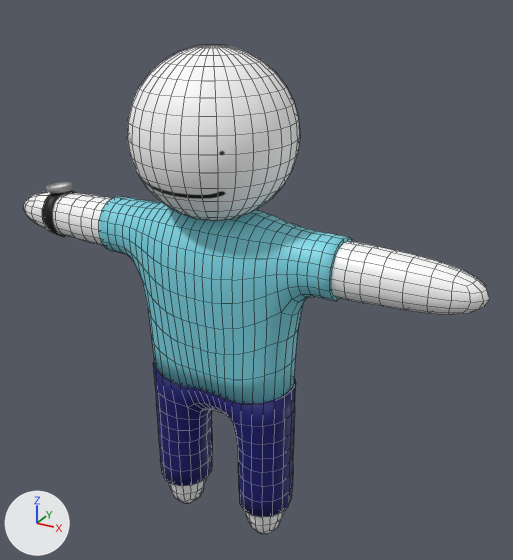
One commit to the FBX model storegameURP/Assets/Models/Person.fbx: the scene before it, then after it.
The view is the same before and after, from a 50 mm lens placed at (1.327, -2.13, 2.244), pointed at (0.1, 0.102, 1.129). The lights are fixed; the arrows at lower left show +X, +Y and +Z. Mesh edges are drawn as thin lines on the coarser meshes. Where no turn or scale is listed for an object, it has been applied to the vertices.

Names of what the first picture shows: 'Body', 'Head', 'Pants', 'Shirt', 'Watch'.
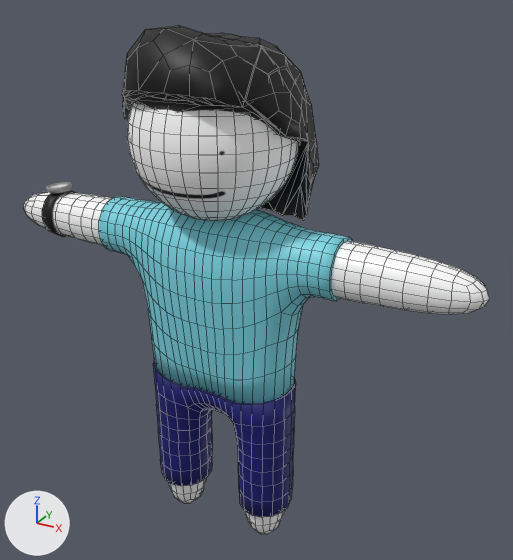
What differs and where, as boxes (x1, y1, x2, y2) in the pictures (513 x 560 px):
'Hair 1', added (black): after (122, 26, 300, 142)
'Hair 2', added (black): after (123, 41, 318, 221)

The change, as a diff of the scene's bpy script:
```diff
--- a/storegameURP/Assets/Models/Person.fbx.py
+++ b/storegameURP/Assets/Models/Person.fbx.py
@@ mat_hair @@
+mat_hair = principled_material('Hair')
+mat_hair.base_color = (0.0, 0.0, 0.0)  # black #000000
@@ me_icosphere_002 @@
+me_icosphere_002.from_pydata(...)  # 178 vertices, 239 faces; spans x -0.333..0.335, y -0.287..0.337, z -0.418..0.285
+me_icosphere_002.materials.append(mat_hair)  # black #000000
@@ me_icosphere @@
+me_icosphere.from_pydata(...)  # 178 vertices, 208 faces; spans x -0.308..0.308, y -0.261..0.306, z -0.19..0.271
+me_icosphere.materials.append(mat_hair)  # black #000000
@@ me_icosphere_001 @@
+me_icosphere_001.from_pydata(...)  # 178 vertices, 208 faces; spans x -0.308..0.308, y -0.292..0.345, z -0.19..0.322
+me_icosphere_001.materials.append(mat_hair)  # black #000000
@@ ob_hair_2 @@
+ob_hair_2 = bpy.data.objects.new('Hair 2', me_icosphere_002)
+ob_hair_2.location = (0.0, -0.022, 1.751)
@@ ob_base_hair @@
+ob_base_hair = bpy.data.objects.new('Base Hair', me_icosphere)
+ob_base_hair.location = (0.0, -0.022, 1.751)
@@ ob_hair_1 @@
+ob_hair_1 = bpy.data.objects.new('Hair 1', me_icosphere_001)
+ob_hair_1.location = (0.0, -0.022, 1.751)
```
